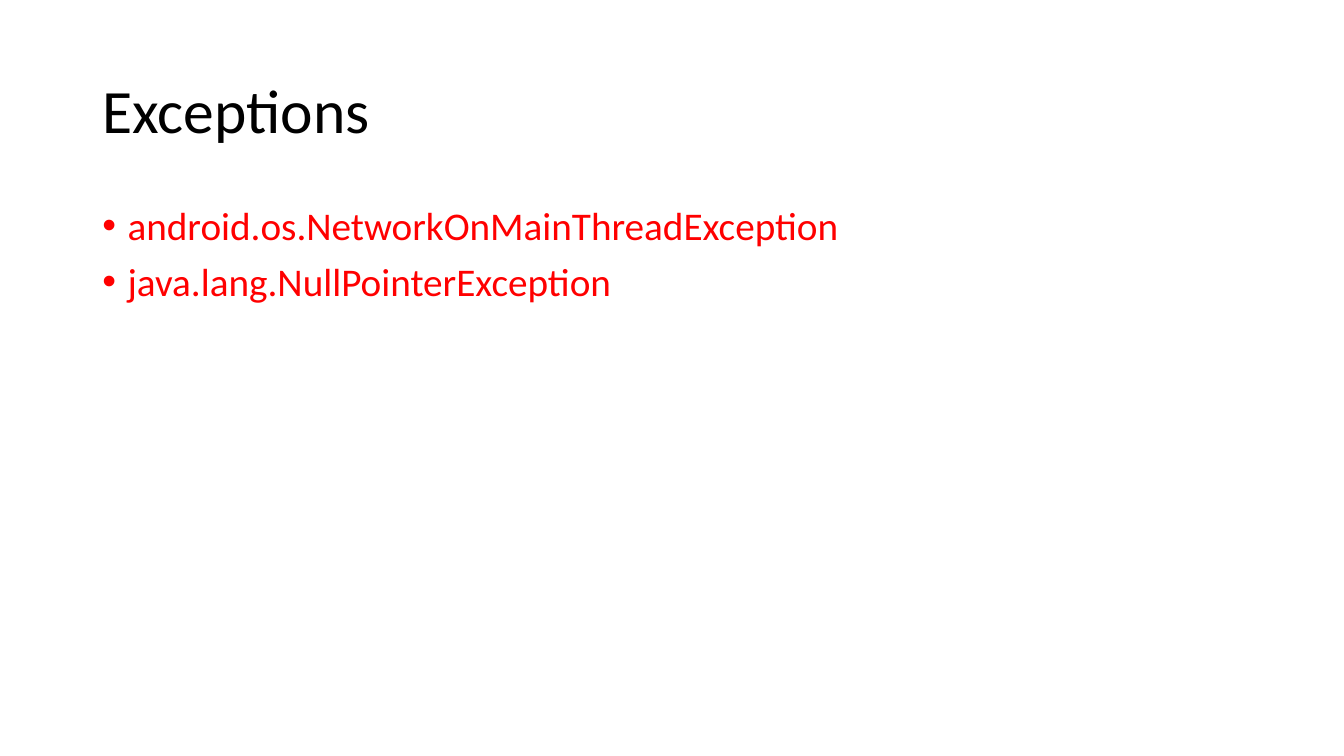
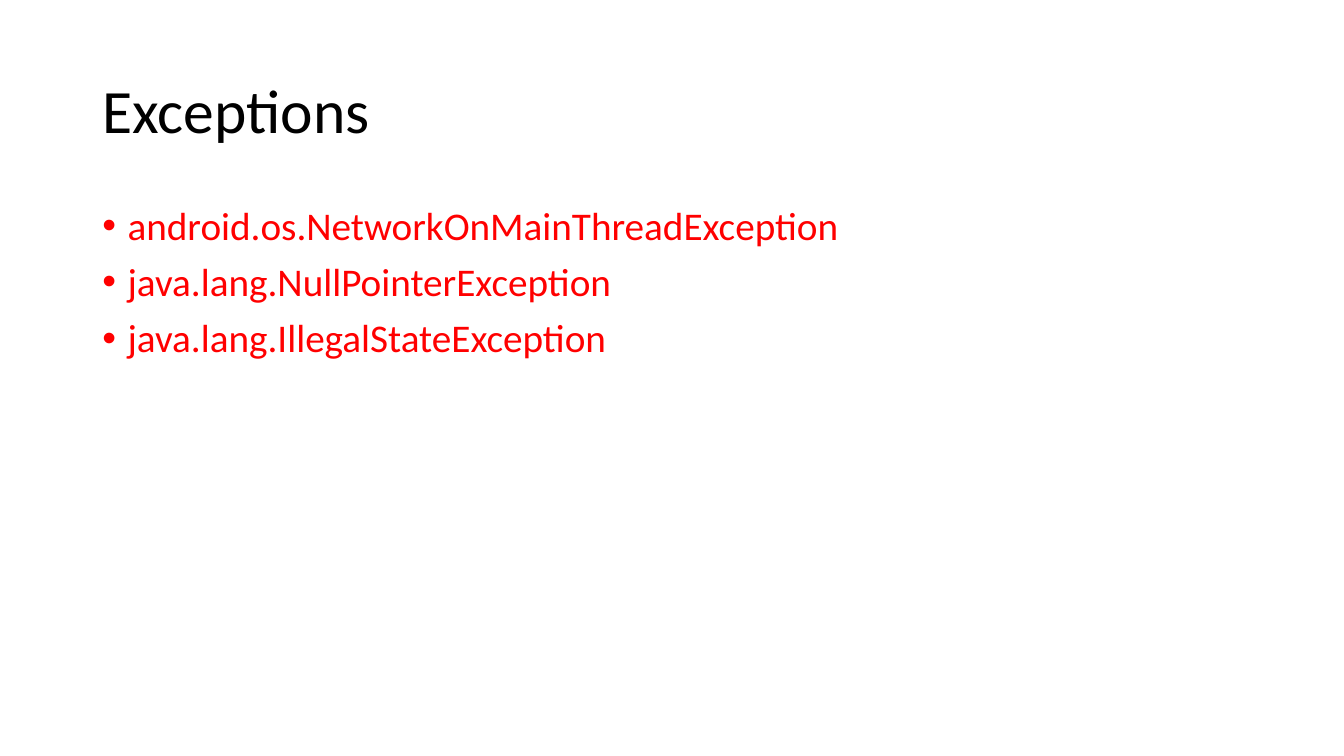
Before and after one commit to mrbllyy/OmersPlace, a slide deck: slide 9 of presentation.pptx (slide 10 before the commit). Drawn at 1344x756 pixels with LibreOffice and Linux fonts; fonts in the diff are those of the drawing. Boxes give left, top, right and bottom in pixels: in the first picture for what was removed or moved away, otherwise in the second. Text is boxed around its words. In the diff, an @@ line names an element or a change of style, - is before the commit and + after.

```diff
--- a/presentation.pptx
+++ b/presentation.pptx
@@ text at (128, 324, 606, 359): paragraph added @@
+• java.lang.IllegalStateException
```
Also in this commit, not shown: 4 other slides changed, 3 slides added, 4 slides removed, 14 other files.
